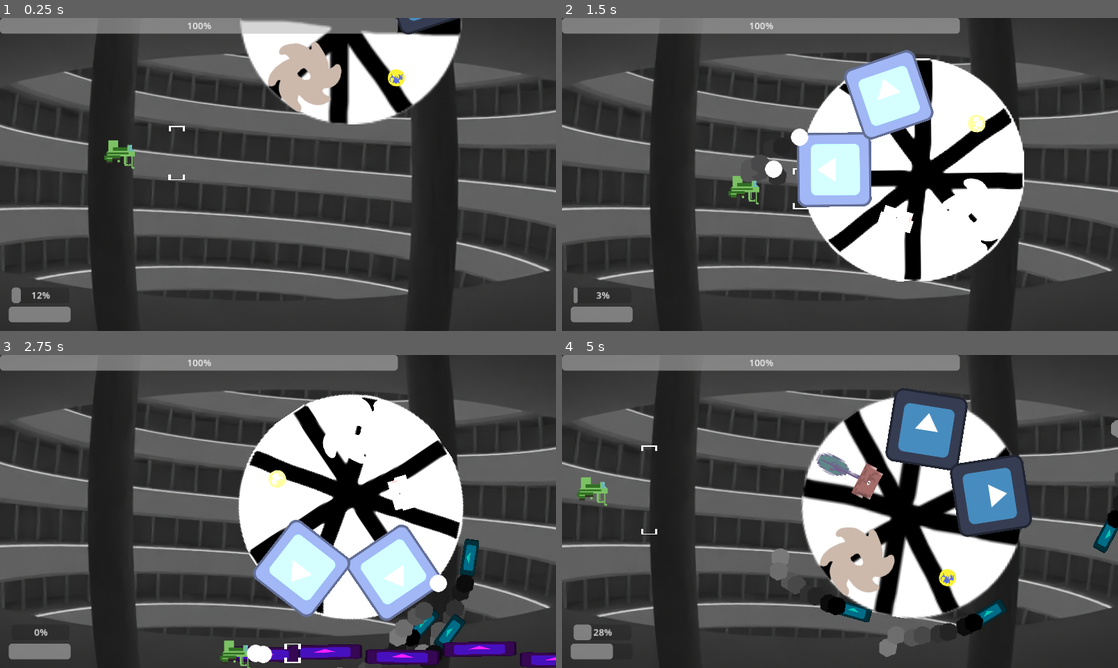
Above: before the commit, frames 1-4 (two rows, left to right).
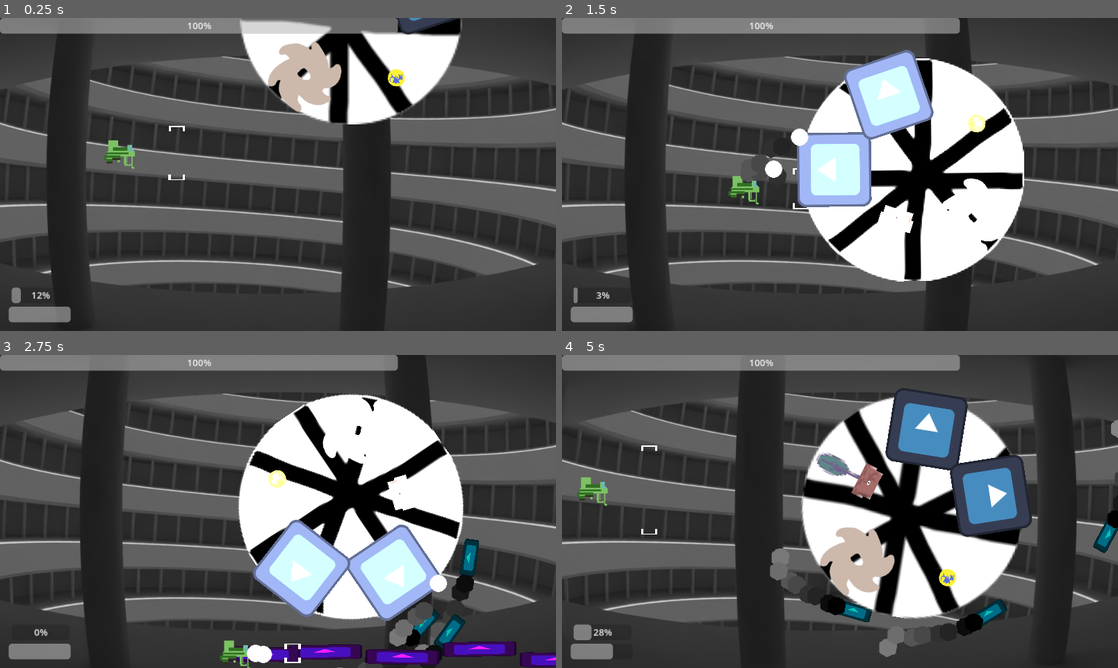
Above: after the commit, the same moments.

Repository: klianc09/bossrushcollab
Game: Godot game, scene res://test.tscn
The game is run twice, just before and just after one commit, with the same random seed, the same clock (stepped at 60 frames per second) and the same inputs. The engine's default icon, where the game draws it, is replaced by a stand-in: a white triangle on a blue panel in a dark square.
Inputs (mouse positions are in pixels of both pictures, inside the frame that each line leads up to):
- Up to frame 1 (0.25 s): no input
- Up to frame 2 (1.5 s): move the mouse to (962, 158) at 0.52 s; press the mouse at (962, 158) at 0.53 s; hold Right (ui_right) 0.53-1.28 s; move the mouse to (728, 190) at 1.27 s; release the mouse at (728, 190) at 1.28 s; hold Down (ui_down) from 1.28 s (still down); click (728, 190) at 1.35 s
- Up to frame 3 (2.75 s): move the mouse to (333, 442) at 2.02 s; release Down (ui_down) at 2.03 s; press the mouse at (333, 442) at 2.03 s; hold Right (ui_right) from 2.03 s (still down)
- Up to frame 4 (5 s): move the mouse to (812, 574) at 2.77 s; release Right (ui_right) at 2.78 s; release the mouse at (812, 574) at 2.78 s; hold Up (ui_up) 2.78-3.53 s; click (812, 574) at 2.85 s; move the mouse to (1006, 558) at 3.52 s; press the mouse at (1006, 558) at 3.53 s; hold Left (ui_left) from 3.53 s (still down); move the mouse to (673, 464) at 4.27 s; release the mouse at (673, 464) at 4.28 s; click (673, 464) at 4.35 s

The runs differ from the first frame. In frame 1, 19% of the frame differs, in the area x 0-100%, y 5-95%; in frame 2, 13%; in frame 3, 8.8%; in frame 4, 17%.

Commit message:
Add animated background

Diff:
--- a/test.tscn
+++ b/test.tscn
@@ -1,20 +1,351 @@
-[gd_scene load_steps=19 format=3 uid="uid://bdyxuh1334c7a"]
+[gd_scene load_steps=100 format=3 uid="uid://bdyxuh1334c7a"]
 
 [ext_resource type="Script" path="res://test.gd" id="1_de0hb"]
 [ext_resource type="PackedScene" uid="uid://dffgnnw8bc6lj" path="res://player/player.tscn" id="2_1jh4n"]
 [ext_resource type="PackedScene" uid="uid://cho8sjrsq48nf" path="res://boss/beyblade/beyblade.tscn" id="4_74lfw"]
-[ext_resource type="Texture2D" uid="uid://cw5vor2oi4ccf" path="res://base/bg_tower_thing.png" id="4_122uy"]
 [ext_resource type="PackedScene" uid="uid://dh8qbqx1bsefx" path="res://boss/pottedplant/potted_plant_boss.tscn" id="5_4xus3"]
 [ext_resource type="PackedScene" uid="uid://bl6sm6ilarwmw" path="res://boss/example/enemy_cloud.tscn" id="5_16l7w"]
 [ext_resource type="PackedScene" uid="uid://o7nbdjn6d78k" path="res://boss/crusher/crusher.tscn" id="5_c27a8"]
 [ext_resource type="Script" path="res://hud.gd" id="5_yj37d"]
 [ext_resource type="PackedScene" uid="uid://dfvwu0wukba6w" path="res://boss/example/example_boss_1.tscn" id="6_mstoc"]
 [ext_resource type="Script" path="res://main_camera.gd" id="7_ifq5u"]
+[ext_resource type="Texture2D" uid="uid://be7836lr2glhn" path="res://base/bg/0001.jpg" id="7_rqekj"]
+[ext_resource type="Texture2D" uid="uid://b1l183j3l1agj" path="res://base/bg/0002.jpg" id="8_2moii"]
 [ext_resource type="Script" path="res://wheel_of_unfortune.gd" id="9_2wos0"]
+[ext_resource type="Texture2D" uid="uid://dhvxjvy2d84f0" path="res://base/bg/0003.jpg" id="9_7wgma"]
+[ext_resource type="Texture2D" uid="uid://qqhqmqtmr3qx" path="res://base/bg/0004.jpg" id="10_6di6b"]
 [ext_resource type="Texture2D" uid="uid://cdgr20cnd6afm" path="res://icon.svg" id="10_6hmjx"]
 [ext_resource type="Texture2D" uid="uid://crisp4ycea4yn" path="res://base/gfx/wheel.png" id="10_uqdqv"]
+[ext_resource type="Texture2D" uid="uid://baqayewyucs73" path="res://base/bg/0005.jpg" id="11_wl1so"]
+[ext_resource type="Texture2D" uid="uid://cwvlckveo58x4" path="res://base/bg/0006.jpg" id="12_aag6l"]
 [ext_resource type="AudioStream" uid="uid://smat2apl2q8a" path="res://base/sfx/click.wav" id="13_5prqt"]
+[ext_resource type="Texture2D" uid="uid://bb8c6t712gdrd" path="res://base/bg/0007.jpg" id="13_i6ns1"]
 [ext_resource type="AudioStream" uid="uid://cep2fiscc35y1" path="res://base/sfx/explosion3.wav" id="14_rnu7w"]
+[ext_resource type="Texture2D" uid="uid://ccmxqoslwykcw" path="res://base/bg/0008.jpg" id="14_wbq4u"]
+[ext_resource type="Texture2D" uid="uid://bmij1p27dfjwe" path="res://base/bg/0009.jpg" id="15_8j6oy"]
+[ext_resource type="Texture2D" uid="uid://d3inmk8ruxyrr" path="res://base/bg/0010.jpg" id="16_m37hl"]
+[ext_resource type="Texture2D" uid="uid://cm7vk3ygwvaol" path="res://base/bg/0011.jpg" id="17_ptjpo"]
+[ext_resource type="Texture2D" uid="uid://c3edjxkfjfvjx" path="res://base/bg/0012.jpg" id="18_y6uvd"]
+[ext_resource type="Texture2D" uid="uid://cqltsvfibdm56" path="res://base/bg/0013.jpg" id="19_4f6pa"]
+[ext_resource type="Texture2D" uid="uid://rxyswburpwwa" path="res://base/bg/0014.jpg" id="20_l1a8w"]
+[ext_resource type="Texture2D" uid="uid://bvrcripbaoj31" path="res://base/bg/0015.jpg" id="21_34us3"]
+[ext_resource type="Texture2D" uid="uid://bsc5cdlc70h7u" path="res://base/bg/0016.jpg" id="22_h1nsc"]
+[ext_resource type="Texture2D" uid="uid://budggn14wh778" path="res://base/bg/0017.jpg" id="23_oeloe"]
+[ext_resource type="Texture2D" uid="uid://t8pangoy6qsj" path="res://base/bg/0018.jpg" id="24_b6xrh"]
+[ext_resource type="Texture2D" uid="uid://lkfqdqt3eac1" path="res://base/bg/0019.jpg" id="25_b3rgk"]
+[ext_resource type="Texture2D" uid="uid://cnffr8hgog4kt" path="res://base/bg/0020.jpg" id="26_ho54l"]
+[ext_resource type="Texture2D" uid="uid://c8ppbyfnymwpn" path="res://base/bg/0021.jpg" id="27_gbqnr"]
+[ext_resource type="Texture2D" uid="uid://4eipgir28vrm" path="res://base/bg/0022.jpg" id="28_vg6v1"]
+[ext_resource type="Texture2D" uid="uid://bxjo6lxyke43j" path="res://base/bg/0023.jpg" id="29_8mp27"]
+[ext_resource type="Texture2D" uid="uid://bslc6vv6wdp4f" path="res://base/bg/0024.jpg" id="30_58naj"]
+[ext_resource type="Texture2D" uid="uid://0gkmkojew1k4" path="res://base/bg/0025.jpg" id="31_cvc5a"]
+[ext_resource type="Texture2D" uid="uid://dyujfikjnwylj" path="res://base/bg/0026.jpg" id="32_65140"]
+[ext_resource type="Texture2D" uid="uid://bue8rsojrlvdj" path="res://base/bg/0027.jpg" id="33_o6q32"]
+[ext_resource type="Texture2D" uid="uid://bin0kf54xvg52" path="res://base/bg/0028.jpg" id="34_ef5pe"]
+[ext_resource type="Texture2D" uid="uid://pkhd67xobwoc" path="res://base/bg/0029.jpg" id="35_ant1y"]
+[ext_resource type="Texture2D" uid="uid://c113nr6kc7n0a" path="res://base/bg/0030.jpg" id="36_78vaw"]
+[ext_resource type="Texture2D" uid="uid://772rkdgq0n3p" path="res://base/bg/0031.jpg" id="37_kmrmw"]
+[ext_resource type="Texture2D" uid="uid://cy34iq7vdncyc" path="res://base/bg/0032.jpg" id="38_23sbu"]
+[ext_resource type="Texture2D" uid="uid://83uxa3ukvc27" path="res://base/bg/0033.jpg" id="39_scwng"]
+[ext_resource type="Texture2D" uid="uid://vfe5ckibpat0" path="res://base/bg/0034.jpg" id="40_t1gh4"]
+[ext_resource type="Texture2D" uid="uid://dycu7x6m5fais" path="res://base/bg/0035.jpg" id="41_gemey"]
+[ext_resource type="Texture2D" uid="uid://bssm5bfafy48g" path="res://base/bg/0036.jpg" id="42_dlikr"]
+[ext_resource type="Texture2D" uid="uid://dvs2vnrdk6kdn" path="res://base/bg/0037.jpg" id="43_wnatb"]
+[ext_resource type="Texture2D" uid="uid://c6j5d0tubm4m6" path="res://base/bg/0038.jpg" id="44_st7dr"]
+[ext_resource type="Texture2D" uid="uid://c653h1v6vv0q8" path="res://base/bg/0039.jpg" id="45_ab0el"]
+[ext_resource type="Texture2D" uid="uid://bakh5vgbss1i4" path="res://base/bg/0040.jpg" id="46_t5t2k"]
+[ext_resource type="Texture2D" uid="uid://5as6wwp2gfs3" path="res://base/bg/0041.jpg" id="47_uv40m"]
+[ext_resource type="Texture2D" uid="uid://ce8kw6ouvaul" path="res://base/bg/0042.jpg" id="48_b6yts"]
+[ext_resource type="Texture2D" uid="uid://bsv7ss273eit8" path="res://base/bg/0043.jpg" id="49_kayp3"]
+[ext_resource type="Texture2D" uid="uid://bp6wu4qsinfk6" path="res://base/bg/0044.jpg" id="50_h50q1"]
+[ext_resource type="Texture2D" uid="uid://bxqliivrc8aer" path="res://base/bg/0045.jpg" id="51_4n7p5"]
+[ext_resource type="Texture2D" uid="uid://dr7okhf2mlx3b" path="res://base/bg/0046.jpg" id="52_phygs"]
+[ext_resource type="Texture2D" uid="uid://d01k4gaqldglw" path="res://base/bg/0047.jpg" id="53_umhfk"]
+[ext_resource type="Texture2D" uid="uid://umfxpu1747li" path="res://base/bg/0048.jpg" id="54_l6vdh"]
+[ext_resource type="Texture2D" uid="uid://uhneh5e3cnsg" path="res://base/bg/0049.jpg" id="55_uv0ut"]
+[ext_resource type="Texture2D" uid="uid://dduaucw45w57m" path="res://base/bg/0050.jpg" id="56_inpa3"]
+[ext_resource type="Texture2D" uid="uid://bcsarr67giopp" path="res://base/bg/0051.jpg" id="57_0sh5j"]
+[ext_resource type="Texture2D" uid="uid://5vrufc7mqo7p" path="res://base/bg/0052.jpg" id="58_inj5t"]
+[ext_resource type="Texture2D" uid="uid://cvyne2gw117ux" path="res://base/bg/0053.jpg" id="59_ediba"]
+[ext_resource type="Texture2D" uid="uid://tao5r8e522gw" path="res://base/bg/0054.jpg" id="60_a2isp"]
+[ext_resource type="Texture2D" uid="uid://c8pr5mlxh3enh" path="res://base/bg/0055.jpg" id="61_huksm"]
+[ext_resource type="Texture2D" uid="uid://das2o3dochorm" path="res://base/bg/0056.jpg" id="62_7mdbi"]
+[ext_resource type="Texture2D" uid="uid://odi1hcgtxapd" path="res://base/bg/0057.jpg" id="63_xorw8"]
+[ext_resource type="Texture2D" uid="uid://bed5oochcwwpv" path="res://base/bg/0058.jpg" id="64_1iysp"]
+[ext_resource type="Texture2D" uid="uid://cy8glftxdj37o" path="res://base/bg/0059.jpg" id="65_u7gn8"]
+[ext_resource type="Texture2D" uid="uid://bmft7sqvkbdio" path="res://base/bg/0060.jpg" id="66_begd0"]
+[ext_resource type="Texture2D" uid="uid://d2ffhmammmcw5" path="res://base/bg/0061.jpg" id="67_f1ya2"]
+[ext_resource type="Texture2D" uid="uid://c0pwdyfap70jm" path="res://base/bg/0062.jpg" id="68_d047h"]
+[ext_resource type="Texture2D" uid="uid://b0imhch6s24sl" path="res://base/bg/0063.jpg" id="69_5rlm0"]
+[ext_resource type="Texture2D" uid="uid://d3y5x0hnygfne" path="res://base/bg/0064.jpg" id="70_j6edt"]
+[ext_resource type="Texture2D" uid="uid://beced3w12v24y" path="res://base/bg/0065.jpg" id="71_83atu"]
+[ext_resource type="Texture2D" uid="uid://w2c5c1ilnttr" path="res://base/bg/0066.jpg" id="72_m2hak"]
+[ext_resource type="Texture2D" uid="uid://5romwpjrkykr" path="res://base/bg/0067.jpg" id="73_14nqe"]
+[ext_resource type="Texture2D" uid="uid://d2yq8f7lqqdh3" path="res://base/bg/0068.jpg" id="74_nd7to"]
+[ext_resource type="Texture2D" uid="uid://825fsoo48ui" path="res://base/bg/0069.jpg" id="75_sy2jk"]
+[ext_resource type="Texture2D" uid="uid://mgahilqrehr2" path="res://base/bg/0070.jpg" id="76_02j42"]
+[ext_resource type="Texture2D" uid="uid://fufb8jd3122n" path="res://base/bg/0071.jpg" id="77_anfpm"]
+[ext_resource type="Texture2D" uid="uid://b6xxy8ka07siu" path="res://base/bg/0072.jpg" id="78_dofhb"]
+[ext_resource type="Texture2D" uid="uid://cf0kl7xw2rt2q" path="res://base/bg/0073.jpg" id="79_2i5y0"]
+[ext_resource type="Texture2D" uid="uid://dqblctuaoadat" path="res://base/bg/0074.jpg" id="80_isx4d"]
+[ext_resource type="Texture2D" uid="uid://dbxmggi7yavao" path="res://base/bg/0075.jpg" id="81_s8hd7"]
+[ext_resource type="Texture2D" uid="uid://341dik8wdyt0" path="res://base/bg/0076.jpg" id="82_ds0pb"]
+[ext_resource type="Texture2D" uid="uid://cfv0wxjs4hbgd" path="res://base/bg/0077.jpg" id="83_fvur0"]
+[ext_resource type="Texture2D" uid="uid://d0lo7niw6mlfg" path="res://base/bg/0078.jpg" id="84_p6sc3"]
+[ext_resource type="Texture2D" uid="uid://dht4bg44xe7jk" path="res://base/bg/0079.jpg" id="85_tgc17"]
+[ext_resource type="Texture2D" uid="uid://n6x1ucu4go76" path="res://base/bg/0080.jpg" id="86_0fwfg"]
+[ext_resource type="Texture2D" uid="uid://b3lf6juuvkjxw" path="res://base/bg/0081.jpg" id="87_fmcrr"]
+
+[sub_resource type="SpriteFrames" id="SpriteFrames_ropve"]
+animations = [{
+"frames": [{
+"duration": 1.0,
+"texture": ExtResource("7_rqekj")
+}, {
+"duration": 1.0,
+"texture": ExtResource("8_2moii")
+}, {
+"duration": 1.0,
+"texture": ExtResource("9_7wgma")
+}, {
+"duration": 1.0,
+"texture": ExtResource("10_6di6b")
+}, {
+"duration": 1.0,
+"texture": ExtResource("11_wl1so")
+}, {
+"duration": 1.0,
+"texture": ExtResource("12_aag6l")
+}, {
+"duration": 1.0,
+"texture": ExtResource("13_i6ns1")
+}, {
+"duration": 1.0,
+"texture": ExtResource("14_wbq4u")
+}, {
+"duration": 1.0,
+"texture": ExtResource("15_8j6oy")
+}, {
+"duration": 1.0,
+"texture": ExtResource("16_m37hl")
+}, {
+"duration": 1.0,
+"texture": ExtResource("17_ptjpo")
+}, {
+"duration": 1.0,
+"texture": ExtResource("18_y6uvd")
+}, {
+"duration": 1.0,
+"texture": ExtResource("19_4f6pa")
+}, {
+"duration": 1.0,
+"texture": ExtResource("20_l1a8w")
+}, {
+"duration": 1.0,
+"texture": ExtResource("21_34us3")
+}, {
+"duration": 1.0,
+"texture": ExtResource("22_h1nsc")
+}, {
+"duration": 1.0,
+"texture": ExtResource("23_oeloe")
+}, {
+"duration": 1.0,
+"texture": ExtResource("24_b6xrh")
+}, {
+"duration": 1.0,
+"texture": ExtResource("25_b3rgk")
+}, {
+"duration": 1.0,
+"texture": ExtResource("26_ho54l")
+}, {
+"duration": 1.0,
+"texture": ExtResource("27_gbqnr")
+}, {
+"duration": 1.0,
+"texture": ExtResource("28_vg6v1")
+}, {
+"duration": 1.0,
+"texture": ExtResource("29_8mp27")
+}, {
+"duration": 1.0,
+"texture": ExtResource("30_58naj")
+}, {
+"duration": 1.0,
+"texture": ExtResource("31_cvc5a")
+}, {
+"duration": 1.0,
+"texture": ExtResource("32_65140")
+}, {
+"duration": 1.0,
+"texture": ExtResource("33_o6q32")
+}, {
+"duration": 1.0,
+"texture": ExtResource("34_ef5pe")
+}, {
+"duration": 1.0,
+"texture": ExtResource("35_ant1y")
+}, {
+"duration": 1.0,
+"texture": ExtResource("36_78vaw")
+}, {
+"duration": 1.0,
+"texture": ExtResource("37_kmrmw")
+}, {
+"duration": 1.0,
+"texture": ExtResource("38_23sbu")
+}, {
+"duration": 1.0,
+"texture": ExtResource("39_scwng")
+}, {
+"duration": 1.0,
+"texture": ExtResource("40_t1gh4")
+}, {
+"duration": 1.0,
+"texture": ExtResource("41_gemey")
+}, {
+"duration": 1.0,
+"texture": ExtResource("42_dlikr")
+}, {
+"duration": 1.0,
+"texture": ExtResource("43_wnatb")
+}, {
+"duration": 1.0,
+"texture": ExtResource("44_st7dr")
+}, {
+"duration": 1.0,
+"texture": ExtResource("45_ab0el")
+}, {
+"duration": 1.0,
+"texture": ExtResource("46_t5t2k")
+}, {
+"duration": 1.0,
+"texture": ExtResource("47_uv40m")
+}, {
+"duration": 1.0,
+"texture": ExtResource("48_b6yts")
+}, {
+"duration": 1.0,
+"texture": ExtResource("49_kayp3")
+}, {
+"duration": 1.0,
+"texture": ExtResource("50_h50q1")
+}, {
+"duration": 1.0,
+"texture": ExtResource("51_4n7p5")
+}, {
+"duration": 1.0,
+"texture": ExtResource("52_phygs")
+}, {
+"duration": 1.0,
+"texture": ExtResource("53_umhfk")
+}, {
+"duration": 1.0,
+"texture": ExtResource("54_l6vdh")
+}, {
+"duration": 1.0,
+"texture": ExtResource("55_uv0ut")
+}, {
+"duration": 1.0,
+"texture": ExtResource("56_inpa3")
+}, {
+"duration": 1.0,
+"texture": ExtResource("57_0sh5j")
+}, {
+"duration": 1.0,
+"texture": ExtResource("58_inj5t")
+}, {
+"duration": 1.0,
+"texture": ExtResource("59_ediba")
+}, {
+"duration": 1.0,
+"texture": ExtResource("60_a2isp")
+}, {
+"duration": 1.0,
+"texture": ExtResource("61_huksm")
+}, {
+"duration": 1.0,
+"texture": ExtResource("62_7mdbi")
+}, {
+"duration": 1.0,
+"texture": ExtResource("63_xorw8")
+}, {
+"duration": 1.0,
+"texture": ExtResource("64_1iysp")
+}, {
+"duration": 1.0,
+"texture": ExtResource("65_u7gn8")
+}, {
+"duration": 1.0,
+"texture": ExtResource("66_begd0")
+}, {
+"duration": 1.0,
+"texture": ExtResource("67_f1ya2")
+}, {
+"duration": 1.0,
+"texture": ExtResource("68_d047h")
+}, {
+"duration": 1.0,
+"texture": ExtResource("69_5rlm0")
+}, {
+"duration": 1.0,
+"texture": ExtResource("70_j6edt")
+}, {
+"duration": 1.0,
+"texture": ExtResource("71_83atu")
+}, {
+"duration": 1.0,
+"texture": ExtResource("72_m2hak")
+}, {
+"duration": 1.0,
+"texture": ExtResource("73_14nqe")
+}, {
+"duration": 1.0,
+"texture": ExtResource("74_nd7to")
+}, {
+"duration": 1.0,
+"texture": ExtResource("75_sy2jk")
+}, {
+"duration": 1.0,
+"texture": ExtResource("76_02j42")
+}, {
+"duration": 1.0,
+"texture": ExtResource("77_anfpm")
+}, {
+"duration": 1.0,
+"texture": ExtResource("78_dofhb")
+}, {
+"duration": 1.0,
+"texture": ExtResource("79_2i5y0")
+}, {
+"duration": 1.0,
+"texture": ExtResource("80_isx4d")
+}, {
+"duration": 1.0,
+"texture": ExtResource("81_s8hd7")
+}, {
+"duration": 1.0,
+"texture": ExtResource("82_ds0pb")
+}, {
+"duration": 1.0,
+"texture": ExtResource("83_fvur0")
+}, {
+"duration": 1.0,
+"texture": ExtResource("84_p6sc3")
+}, {
+"duration": 1.0,
+"texture": ExtResource("85_tgc17")
+}, {
+"duration": 1.0,
+"texture": ExtResource("86_0fwfg")
+}, {
+"duration": 1.0,
+"texture": ExtResource("87_fmcrr")
+}],
+"loop": true,
+"name": &"default",
+"speed": 60.0
+}]
 
 [sub_resource type="CircleShape2D" id="CircleShape2D_s1ep4"]
 radius = 190.095
@@ -33,11 +364,13 @@
 script = ExtResource("1_de0hb")
 bosses = Array[PackedScene]([ExtResource("6_mstoc"), ExtResource("5_16l7w"), ExtResource("4_74lfw"), ExtResource("5_c27a8"), ExtResource("5_4xus3")])
 
-[node name="BgTowerThing" type="Sprite2D" parent="."]
+[node name="BgTowerThing" type="AnimatedSprite2D" parent="."]
 z_index = -10
 position = Vector2(480, 270)
-scale = Vector2(1.26242, 1.26242)
-texture = ExtResource("4_122uy")
+sprite_frames = SubResource("SpriteFrames_ropve")
+autoplay = "default"
+frame = 46
+frame_progress = 0.308991
 
 [node name="player" parent="." instance=ExtResource("2_1jh4n")]
 
Binary file added: base/bg/0001.jpg
Not shown, added: base/bg/0001.jpg.import
Binary file added: base/bg/0002.jpg
Not shown, added: base/bg/0002.jpg.import
Binary file added: base/bg/0003.jpg
Not shown, added: base/bg/0003.jpg.import
Binary file added: base/bg/0004.jpg
Not shown, added: base/bg/0004.jpg.import
Binary file added: base/bg/0005.jpg
Not shown, added: base/bg/0005.jpg.import
Binary file added: base/bg/0006.jpg
Not shown, added: base/bg/0006.jpg.import
(and 150 more such lines)
